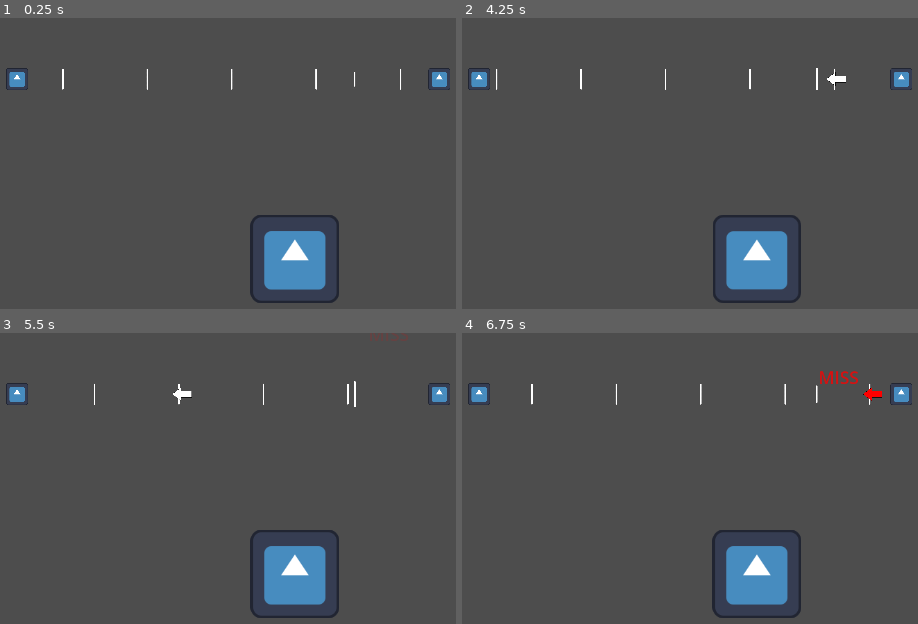
Above: before the commit, frames 1-4 (two rows, left to right).
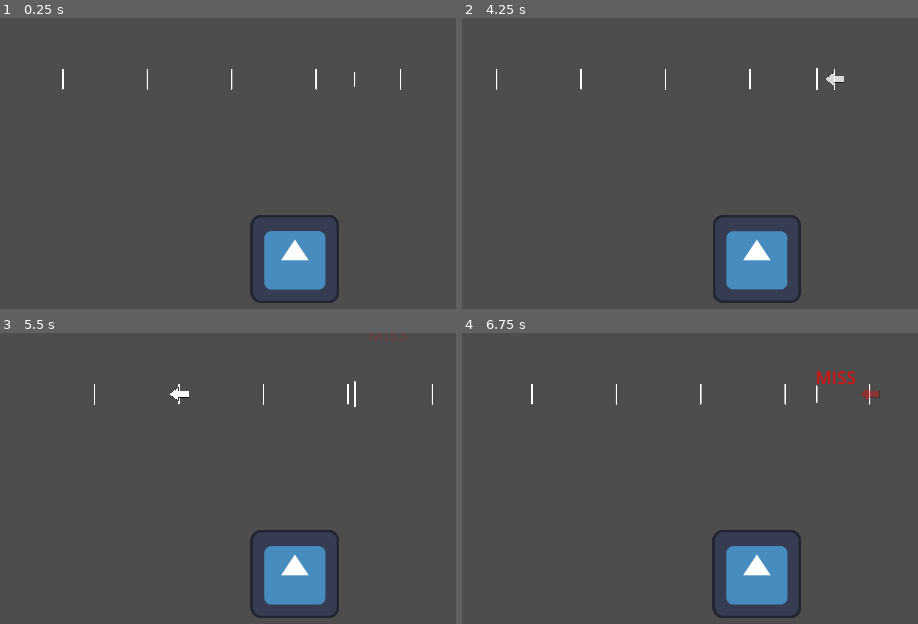
Above: after the commit, the same moments.

Repository: freesstylers/GiftJam2324
Game: Godot game, scene res://Scenes/Testing/Testing.tscn
Same seed, same stepped clock (60 frames per second), same inputs: the game is played once before the commit and once after it. This scene is started directly instead of the project's main scene. The engine's default icon, where the game draws it, is replaced by a stand-in: a white triangle on a blue panel in a dark square.
Inputs:
- Up to frame 1 (0.25 s): no input
- Up to frame 2 (4.25 s): tap Enter (ui_accept) at 0.5, 0.77, 1.52, 3.02, 3.77 s; hold Right (input_right) 0.53-1.28 s; hold Down (input_down) 1.28-2.03 s; hold Right (input_right) 2.03-2.78 s; hold Up (input_up) 2.78-3.53 s; hold Left (input_left) from 3.53 s (still down)
- Up to frame 3 (5.5 s): tap Enter (ui_accept) at 4.52 s; release Left (input_left) at 5.03 s; hold Down (input_down) from 5.03 s (still down)
- Up to frame 4 (6.75 s): release Down (input_down) at 5.78 s; hold Right (input_right) 5.78-6.53 s; tap Enter (ui_accept) at 6.02 s; hold Up (input_up) from 6.53 s (still down)

The runs differ from the first frame. In frame 1, 0.5% of the frame differs, in the area x 1-99%, y 17-25%; in frame 2, 0.6%; in frame 3, 0.5%; in frame 4, 0.9%, in the area x 1-99%, y 13-25%.

Commit message:
Mejorado spawn de notas por el rail

Diff:
--- a/Scenes/Testing/Note.tscn
+++ b/Scenes/Testing/Note.tscn
@@ -10,54 +10,56 @@
 [ext_resource type="Texture2D" uid="uid://bl4gatl7yuj0g" path="res://Assets/Sprites/Notas/Izquierda.png" id="8_1qgc4"]
 [ext_resource type="Texture2D" uid="uid://2vnxqds5h8en" path="res://Assets/Sprites/Notas/Derecha.png" id="9_kolby"]
 
-[sub_resource type="RectangleShape2D" id="RectangleShape2D_ppati"]
+[sub_resource type="RectangleShape2D" id="RectangleShape2D_s32cn"]
 size = Vector2(0, 20)
 
-[node name="PathFollow2D" type="PathFollow2D"]
+[node name="NoteHitbox" type="Area2D" groups=["note"]]
 script = ExtResource("1_go4f3")
 MissEffect = ExtResource("2_hq07o")
 OkEffect = ExtResource("2_5goob")
 GreatEffect = ExtResource("2_uu0ww")
 PerfectEffect = ExtResource("2_p5km2")
 
-[node name="Area2D" type="Area2D" parent="." groups=["note"]]
+[node name="CollisionShape2D2" type="CollisionShape2D" parent="." groups=["note"]]
+shape = SubResource("RectangleShape2D_s32cn")
 
-[node name="CollisionShape2D" type="CollisionShape2D" parent="Area2D" groups=["note"]]
-shape = SubResource("RectangleShape2D_ppati")
+[node name="EnemyNotes2" type="Node2D" parent="."]
+visible = false
 
-[node name="Notes" type="Node2D" parent="."]
-
-[node name="Up" type="Sprite2D" parent="Notes"]
+[node name="Up" type="Sprite2D" parent="EnemyNotes2"]
 scale = Vector2(0.1, 0.1)
 texture = ExtResource("6_u2dsh")
 
-[node name="Down" type="Sprite2D" parent="Notes"]
+[node name="Down" type="Sprite2D" parent="EnemyNotes2"]
+scale = Vector2(0.1, 0.1)
+texture = ExtResource("6_u2dsh")
+
+[node name="Left" type="Sprite2D" parent="EnemyNotes2"]
+scale = Vector2(0.1, 0.1)
+texture = ExtResource("6_u2dsh")
+
+[node name="Right" type="Sprite2D" parent="EnemyNotes2"]
+scale = Vector2(0.1, 0.1)
+texture = ExtResource("6_u2dsh")
+
+[node name="PlayerNotes" type="Node2D" parent="."]
+
+[node name="Up" type="Sprite2D" parent="PlayerNotes"]
+visible = false
+scale = Vector2(0.1, 0.1)
+texture = ExtResource("6_u2dsh")
+
+[node name="Down" type="Sprite2D" parent="PlayerNotes"]
+visible = false
 scale = Vector2(0.1, 0.1)
 texture = ExtResource("7_b0yqf")
 
-[node name="Left" type="Sprite2D" parent="Notes"]
+[node name="Left" type="Sprite2D" parent="PlayerNotes"]
+visible = false
 scale = Vector2(0.1, 0.1)
 texture = ExtResource("8_1qgc4")
 
-[node name="Right" type="Sprite2D" parent="Notes"]
+[node name="Right" type="Sprite2D" parent="PlayerNotes"]
+visible = false
 scale = Vector2(0.1, 0.1)
 texture = ExtResource("9_kolby")
-
-[node name="EnemyNotes" type="Node2D" parent="."]
-visible = false
-
-[node name="Up" type="Sprite2D" parent="EnemyNotes"]
-scale = Vector2(0.1, 0.1)
-texture = ExtResource("6_u2dsh")
-
-[node name="Down" type="Sprite2D" parent="EnemyNotes"]
-scale = Vector2(0.1, 0.1)
-texture = ExtResource("6_u2dsh")
-
-[node name="Left" type="Sprite2D" parent="EnemyNotes"]
-scale = Vector2(0.1, 0.1)
-texture = ExtResource("6_u2dsh")
-
-[node name="Right" type="Sprite2D" parent="EnemyNotes"]
-scale = Vector2(0.1, 0.1)
-texture = ExtResource("6_u2dsh")
--- /dev/null
+++ b/Scenes/Testing/NoteAux.tscn
@@ -0,0 +1,62 @@
+[gd_scene load_steps=11 format=3 uid="uid://bo2ym10tbhk03"]
+
+[ext_resource type="Script" path="res://Scripts/Testing/Note.gd" id="1_p4e0a"]
+[ext_resource type="PackedScene" uid="uid://c1ujt0puwtmfh" path="res://Scenes/Testing/NoteHitEffects/MissEffect.tscn" id="2_3j7xd"]
+[ext_resource type="PackedScene" uid="uid://bkgtdolv7qr3a" path="res://Scenes/Testing/NoteHitEffects/OkEffect.tscn" id="3_4ijj5"]
+[ext_resource type="PackedScene" uid="uid://ch038v25fwfw8" path="res://Scenes/Testing/NoteHitEffects/GreatEffect.tscn" id="4_3ckdd"]
+[ext_resource type="PackedScene" uid="uid://72wcyaddjgym" path="res://Scenes/Testing/NoteHitEffects/PerfectEffect.tscn" id="5_x1kjt"]
+[ext_resource type="Texture2D" uid="uid://cba1t482rhpc3" path="res://Assets/Sprites/Notas/Arriba.png" id="6_1qp1m"]
+[ext_resource type="Texture2D" uid="uid://vhufsnteek2m" path="res://Assets/Sprites/Notas/Abajo.png" id="7_hv3no"]
+[ext_resource type="Texture2D" uid="uid://bl4gatl7yuj0g" path="res://Assets/Sprites/Notas/Izquierda.png" id="8_gi8af"]
+[ext_resource type="Texture2D" uid="uid://2vnxqds5h8en" path="res://Assets/Sprites/Notas/Derecha.png" id="9_gn725"]
+
+[sub_resource type="RectangleShape2D" id="RectangleShape2D_ppati"]
+size = Vector2(0, 20)
+
+[node name="PathFollow2D" type="PathFollow2D"]
+script = ExtResource("1_p4e0a")
+MissEffect = ExtResource("2_3j7xd")
+OkEffect = ExtResource("3_4ijj5")
+GreatEffect = ExtResource("4_3ckdd")
+PerfectEffect = ExtResource("5_x1kjt")
+
+[node name="Note" type="Area2D" parent="." groups=["note"]]
+
+[node name="CollisionShape2D" type="CollisionShape2D" parent="Note" groups=["note"]]
+shape = SubResource("RectangleShape2D_ppati")
+
+[node name="Notes" type="Node2D" parent="Note"]
+
+[node name="Up" type="Sprite2D" parent="Note/Notes"]
+scale = Vector2(0.1, 0.1)
+texture = ExtResource("6_1qp1m")
+
+[node name="Down" type="Sprite2D" parent="Note/Notes"]
+scale = Vector2(0.1, 0.1)
+texture = ExtResource("7_hv3no")
+
+[node name="Left" type="Sprite2D" parent="Note/Notes"]
+scale = Vector2(0.1, 0.1)
+texture = ExtResource("8_gi8af")
+
+[node name="Right" type="Sprite2D" parent="Note/Notes"]
+scale = Vector2(0.1, 0.1)
+texture = ExtResource("9_gn725")
+
+[node name="EnemyNotes" type="Node2D" parent="Note"]
+
+[node name="Up" type="Sprite2D" parent="Note/EnemyNotes"]
+scale = Vector2(0.1, 0.1)
+texture = ExtResource("6_1qp1m")
+
+[node name="Down" type="Sprite2D" parent="Note/EnemyNotes"]
+scale = Vector2(0.1, 0.1)
+texture = ExtResource("6_1qp1m")
+
+[node name="Left" type="Sprite2D" parent="Note/EnemyNotes"]
+scale = Vector2(0.1, 0.1)
+texture = ExtResource("6_1qp1m")
+
+[node name="Right" type="Sprite2D" parent="Note/EnemyNotes"]
+scale = Vector2(0.1, 0.1)
+texture = ExtResource("6_1qp1m")
--- a/Scenes/Testing/NoteRails.tscn
+++ b/Scenes/Testing/NoteRails.tscn
@@ -1,10 +1,9 @@
-[gd_scene load_steps=7 format=3 uid="uid://cunhkcjcrb3ne"]
+[gd_scene load_steps=6 format=3 uid="uid://cunhkcjcrb3ne"]
 
 [ext_resource type="Script" path="res://Scripts/Testing/NoteRails.gd" id="1_s5kyb"]
 [ext_resource type="PackedScene" uid="uid://c4v0627ljq8j1" path="res://Scenes/Testing/VerticalLine.tscn" id="2_o0lgw"]
 [ext_resource type="PackedScene" uid="uid://duqtfj5yejb0u" path="res://Scenes/Testing/NoteHitter.tscn" id="2_osjnh"]
 [ext_resource type="PackedScene" uid="uid://bv22ivwo0yn75" path="res://Scenes/Testing/Note.tscn" id="3_tgg0u"]
-[ext_resource type="Texture2D" uid="uid://cagtcjuiqd4qn" path="res://icon.svg" id="3_ufm0l"]
 
 [sub_resource type="Curve2D" id="Curve2D_e7awq"]
 _data = {
@@ -15,23 +14,12 @@
 [node name="NoteRails" type="Node2D"]
 position = Vector2(160, 88)
 
-[node name="NoteRails" type="Path2D" parent="." node_paths=PackedStringArray("Beginning", "End")]
+[node name="NoteRails" type="Path2D" parent="."]
 curve = SubResource("Curve2D_e7awq")
 script = ExtResource("1_s5kyb")
 verticalLine = ExtResource("2_o0lgw")
 keyNote = ExtResource("3_tgg0u")
-Beginning = NodePath("../Beginning")
-End = NodePath("../End")
 
 [node name="NoteHitter" parent="NoteRails" instance=ExtResource("2_osjnh")]
 position = Vector2(404.321, 0)
 progress = 404.32
-
-[node name="End" type="Sprite2D" parent="."]
-position = Vector2(608, 0)
-scale = Vector2(0.25, 0.25)
-texture = ExtResource("3_ufm0l")
-
-[node name="Beginning" type="Sprite2D" parent="."]
-scale = Vector2(0.25, 0.25)
-texture = ExtResource("3_ufm0l")
--- a/Scripts/Testing/Note.gd
+++ b/Scripts/Testing/Note.gd
@@ -1,31 +1,45 @@
-extends PathFollow2D
+extends Node2D
 class_name Note
-
+#Note appearance related
 @export var MissEffect : PackedScene = null
 @export var OkEffect : PackedScene = null
 @export var GreatEffect : PackedScene = null
 @export var PerfectEffect : PackedScene = null
+var noteSprite : Sprite2D = null
+#Note hitting related
+var myNoteType : GiftJamGlobals.NoteType = GiftJamGlobals.NoteType.UP
+var noteWasHit : bool = false
+#Note fade out related
+var myPathFollow2DContainer : PathFollow2D = null
+var fadingStartPathPercentageStart : float = 0.5
+var fadeDuration : float = 0.25
+var fadeStarted : bool = false
 
-var noteSprite : Sprite2D = null
-var myTween:Tween = null
-var noteWasHit : bool = false
-var myNoteType : GiftJamGlobals.NoteType = GiftJamGlobals.NoteType.UP
+func _ready():
+	myPathFollow2DContainer = self.get_parent() as PathFollow2D
 
-func SetNoteType(type: GiftJamGlobals.NoteType):
+func _process(_delta):
+	if not fadeStarted and myPathFollow2DContainer and myPathFollow2DContainer.progress_ratio >= fadingStartPathPercentageStart:
+		FadeAway(fadeDuration)
+
+func SetNoteType(type: GiftJamGlobals.NoteType, fadeOutStartPath: float, fadeOutDuration: float):
 	myNoteType = type
 	match type:
 		GiftJamGlobals.NoteType.UP:
-			noteSprite = $Notes/Up
+			noteSprite = $PlayerNotes/Up
 		GiftJamGlobals.NoteType.DOWN:
-			noteSprite = $Notes/Down
+			noteSprite = $PlayerNotes/Down
 		GiftJamGlobals.NoteType.LEFT:
-			noteSprite = $Notes/Left
+			noteSprite = $PlayerNotes/Left
 		GiftJamGlobals.NoteType.RIGHT:
-			noteSprite = $Notes/Right
-	$Notes/Up.visible = myNoteType == GiftJamGlobals.NoteType.UP
-	$Notes/Down.visible = myNoteType == GiftJamGlobals.NoteType.DOWN
-	$Notes/Left.visible = myNoteType == GiftJamGlobals.NoteType.LEFT
-	$Notes/Right.visible = myNoteType == GiftJamGlobals.NoteType.RIGHT
+			noteSprite = $PlayerNotes/Right
+	$PlayerNotes/Up.visible = myNoteType == GiftJamGlobals.NoteType.UP
+	$PlayerNotes/Down.visible = myNoteType == GiftJamGlobals.NoteType.DOWN
+	$PlayerNotes/Left.visible = myNoteType == GiftJamGlobals.NoteType.LEFT
+	$PlayerNotes/Right.visible = myNoteType == GiftJamGlobals.NoteType.RIGHT
+
+	fadingStartPathPercentageStart = fadeOutStartPath
+	fadeDuration = fadeOutDuration
 
 func GetNoteWasHit():
 	return noteWasHit
@@ -50,6 +64,7 @@
 		ShowFeedback(Color.RED, MissEffect.instantiate())
 	return hitResult
 
+#Adjust the sprite and spawn some effect depending on how well the player hit the note
 func ShowFeedback(NoteHitColor, EffectSpawned):
 	#Sprite color is updated
 	noteSprite.modulate = NoteHitColor
@@ -57,8 +72,11 @@
 	EffectSpawned.global_position = global_position
 	GiftJamGlobals.add_child(EffectSpawned)
 
-func FadeAway(fadeDuration : float):
-	if myTween and myTween.is_running():
-		return
-	myTween = self.create_tween().set_trans(Tween.TRANS_QUART).set_ease(Tween.EASE_IN)
-	myTween.tween_property(self, "modulate:a", 0, fadeDuration)
+#Fade out of the note whenever it surpasses the NoteHitter
+func FadeAway(fDuration : float):
+	fadeStarted = true
+	var myTween : Tween = null
+	myTween = self.create_tween().set_trans(Tween.TRANS_LINEAR).set_ease(Tween.EASE_IN)
+	myTween.set_parallel(true)
+	myTween.tween_property(noteSprite, "modulate:a", 0, fDuration)
+	myTween.tween_callback(self.queue_free).set_delay(fDuration) #Free this whole object after the fade out
--- a/Scripts/Testing/NoteHitter.gd
+++ b/Scripts/Testing/NoteHitter.gd
@@ -16,7 +16,7 @@
 	placeToHitTween.tween_property($PlaceToHit2, "scale", Vector2(0.2,0.2), GiftJamGlobals.GIFJAM_BPM_IN_SECONDS/2)
 	placeToHitTween.set_loops()
 
-func _process(delta):
+func _process(_delta):
 	if Input.is_action_just_pressed("input_right"):
 		print("RIGHT")
 		TryHitNote(GiftJamGlobals.NoteType.RIGHT)
@@ -47,7 +47,7 @@
 #Callbacks handling Notes entering each of the areas
 func note_enter_ok_area(note):
 	if note.is_in_group("note"):
-		NoteInsideHitter = note.get_parent() as Note
+		NoteInsideHitter = note as Note
 		OK = true
 func note_enter_great_area(note):
 	if note.is_in_group("note"):
--- a/Scripts/Testing/NoteRails.gd
+++ b/Scripts/Testing/NoteRails.gd
@@ -4,24 +4,16 @@
 @export var NumBeats : float = 5
 @export var verticalLine : PackedScene = null
 @export var keyNote : PackedScene = null
-@export var NotesFadeAwayLength : float = 1.0
-
-@export var Beginning : Node2D= null
-@export var End  : Node2D= null
 
 var bpm_movement : float = (60.0 / GiftJamGlobals.GIFJAM_BPM) / NumBeats
 var bpm_lines = []
-var notes_in_rails = []
+var waiting_notes = []
 
-var placeToHit : NoteHitter = null
-var placeToHitTween : Tween = null
-
-var everyN = 5
-var auxN = 5
+var noteHitter : NoteHitter = null
 
 func _ready():
-	placeToHit = $NoteHitter
-	placeToHit.progress_ratio = (NumBeats-1) / NumBeats
+	noteHitter = $NoteHitter
+	noteHitter.progress_ratio = (NumBeats-1) / NumBeats
 
 	bpm_movement = (GiftJamGlobals.GIFJAM_BPM / 60.0) / NumBeats
 	#Place the vertical bars over the path2d so that they represent the beats
@@ -36,40 +28,39 @@
 	GiftJamGlobals.connect("BPM_Notification", Testing_AddNoteToBeat)
 
 func _process(delta):
-	MoveBPMLines(delta)
-	MoveNotesInRail(delta)
-
-func MoveBPMLines(delta):
 	for i in range(bpm_lines.size()):
 		var current_element : PathFollow2D = bpm_lines[i]
+		var delta_movement = bpm_movement*delta
+		#If the beat reached the path end, check for new notes to spawn
+		if current_element.progress_ratio + delta_movement > 1.0:
+			var noteToSpawn = GetPossibleNote()
+			if noteToSpawn:
+				current_element.add_child(noteToSpawn)
 		current_element.progress_ratio += (bpm_movement * delta)
 
-func MoveNotesInRail(delta):
-	for i in range(notes_in_rails.size()):
-		var index : int = notes_in_rails.size()-i-1
-		var current_element : Note = notes_in_rails[index]
-		var deltaMovement = (bpm_movement * delta)
-		#If the note passed the note hitter, start to fade it away
-		if current_element.progress_ratio >= (NumBeats-1)  / NumBeats:
-			current_element.FadeAway(NotesFadeAwayLength)
-		#If the note reached the end of the path 2D remove it from the rail
-		if current_element.progress_ratio + deltaMovement > 1.0:
-			current_element.progress_ratio = 1.0
-			notes_in_rails.remove_at(index)
-		#Move the note a little bit
-		else:
-			current_element.progress_ratio += deltaMovement
+func AddKeyNote(delayInBeats: int ,noteType : GiftJamGlobals.NoteType):
+	waiting_notes.append({delay = delayInBeats, noteType = noteType})
 
+#Dictionary waiting_notes[i] = {delay : int, noteType : type: GiftJamGlobals.NoteType}
+func GetPossibleNote()->Note:
+	if waiting_notes.size() > 0:
+		for i in range(waiting_notes.size()):
+			waiting_notes[i].delay = waiting_notes[i].delay-1
+			print(waiting_notes[i].delay)
+		if waiting_notes[0].delay <= 0:
+			var spawning_note = waiting_notes[0]
+			waiting_notes.remove_at(0)
+			var newNote = (keyNote.instantiate() as Note)
+			newNote.SetNoteType(spawning_note.noteType,noteHitter.progress_ratio, GiftJamGlobals.GIFJAM_BPM_IN_SECONDS)
+			return newNote
+	return null
+
+########TESTING... TO DELETE#######
+var everyN = 5
+var auxN = 5
 func Testing_AddNoteToBeat():
 	auxN = auxN -1
 	if auxN <= 0:
 		auxN = everyN
-		AddKeyNote(randi() % 4)
-
-func AddKeyNote(noteType : GiftJamGlobals.NoteType):
-	var spawned = keyNote.instantiate() as Note
-	var newNote = (spawned as Note)
-	newNote.SetNoteType(noteType)
-	self.add_child(newNote)
-	newNote.progress_ratio = 0.0
-	notes_in_rails.append(newNote)
+		AddKeyNote(0, randi() % 4)
+########TESTING... TO DELETE#######
